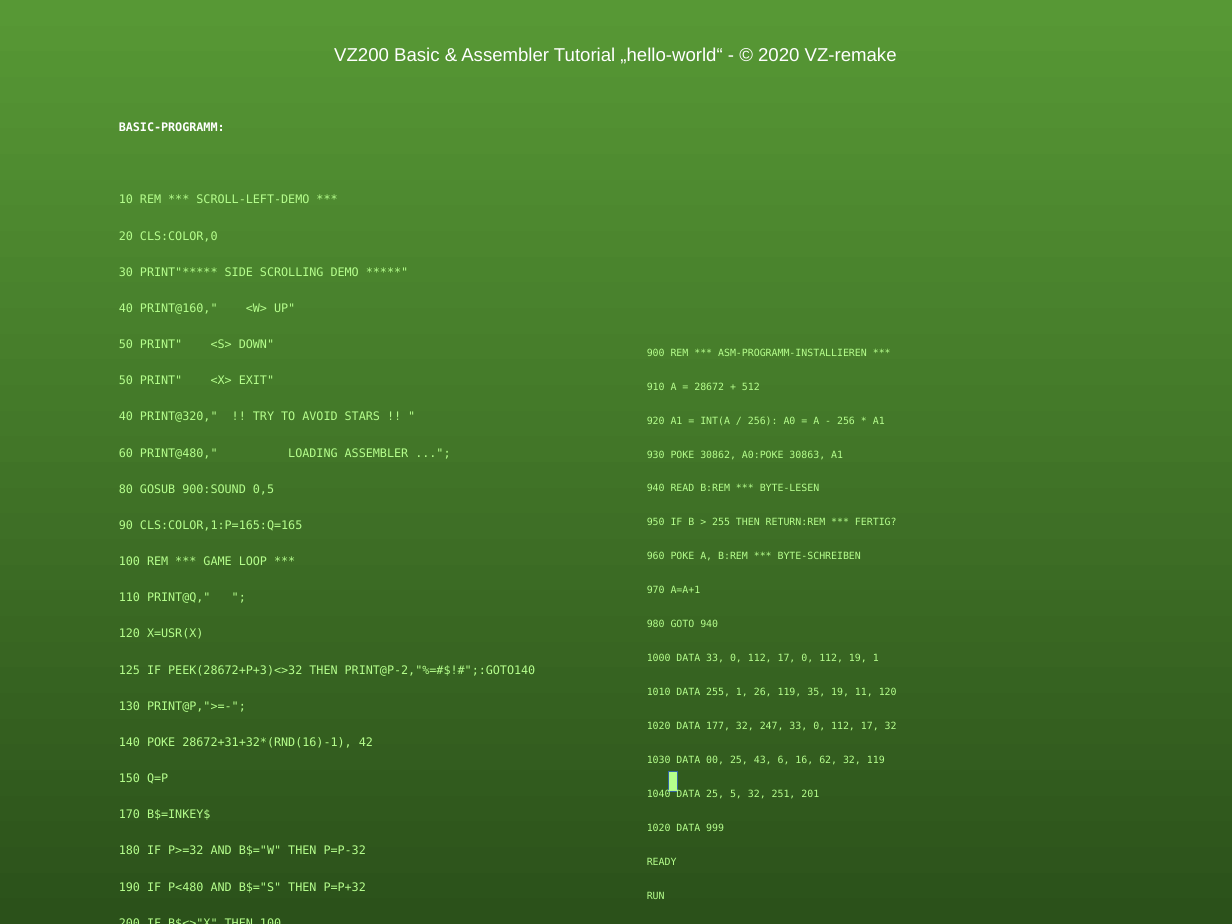
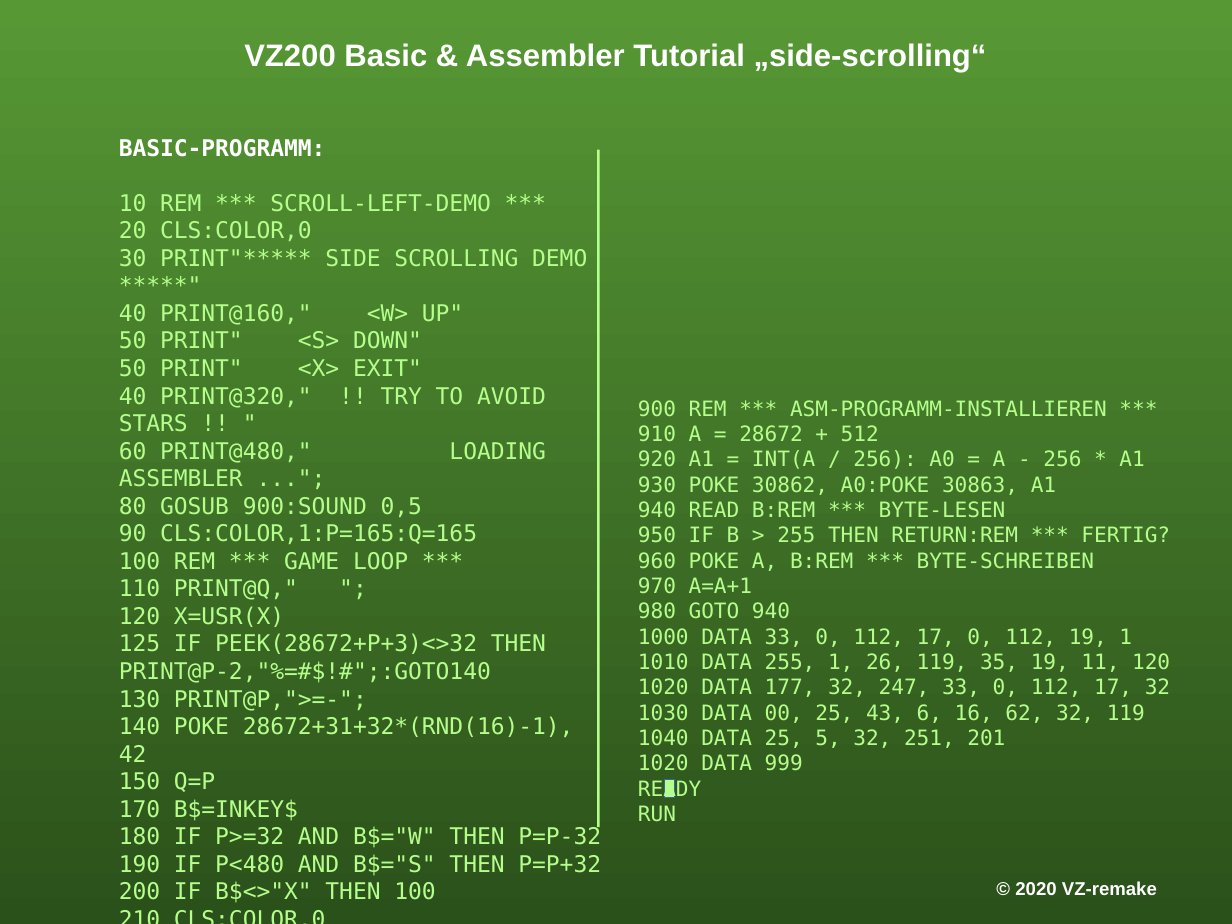
Before and after one commit to cwahlmann/vz200, a slide deck: slide 10 of doc/tutorial/VZ200-tutorial.odp (slide 7 before the commit). Drawn at 1232x924 pixels with LibreOffice and Linux fonts; fonts in the diff are those of the drawing; background and template pictures are left out. Boxes give left, top, right and bottom in pixels: in the first picture for what was removed or moved away, otherwise in the second. Text is boxed around its words. In the diff, an @@ line names an element or a change of style, - is before the commit and + after.

Commit message:
Tutorial: kleines Basic-Programm

```diff
--- a/doc/tutorial/VZ200-tutorial.odp
+++ b/doc/tutorial/VZ200-tutorial.odp
@@ title at (x1=244, y1=43, x2=987, y2=72): text changed; size 12 to 20 pt; bold on @@
-VZ200 Basic & Assembler Tutorial „hello-world“ - © 2020 VZ-remake
+VZ200 Basic & Assembler Tutorial „side-scrolling“
@@ text "BASIC-PROGRAMM:" at (x1=119, y1=139, x2=601, y2=902): size 7.6 to 14.8 pt; less space between paragraphs @@
@@ line added from (598, 150) to (598, 827), #B5FE8C 1.5 pt @@
@@ text "900 REM *** ASM-PROGRAMM-INSTALLIEREN ***" moved from (x1=647, y1=348, x2=897, y2=799) to (x1=638, y1=400, x2=1170, y2=822) @@
@@ text "900 REM *** ASM-PROGRAMM-INSTALLIEREN ***" at (x1=638, y1=400, x2=1170, y2=822): size 6.4 to 13.6 pt; less space between paragraphs @@
@@ rectangle resized from (x1=669, y1=771, x2=677, y2=793) to (x1=664, y1=780, x2=674, y2=798) @@
@@ text added at (x1=1015, y1=881, x2=1157, y2=895), 12 pt, text #FFFFFF, bold @@
+© 2020 VZ-remake
```
Also in this commit, not shown: 8 other slides changed, 3 slides added, 3 other files.
